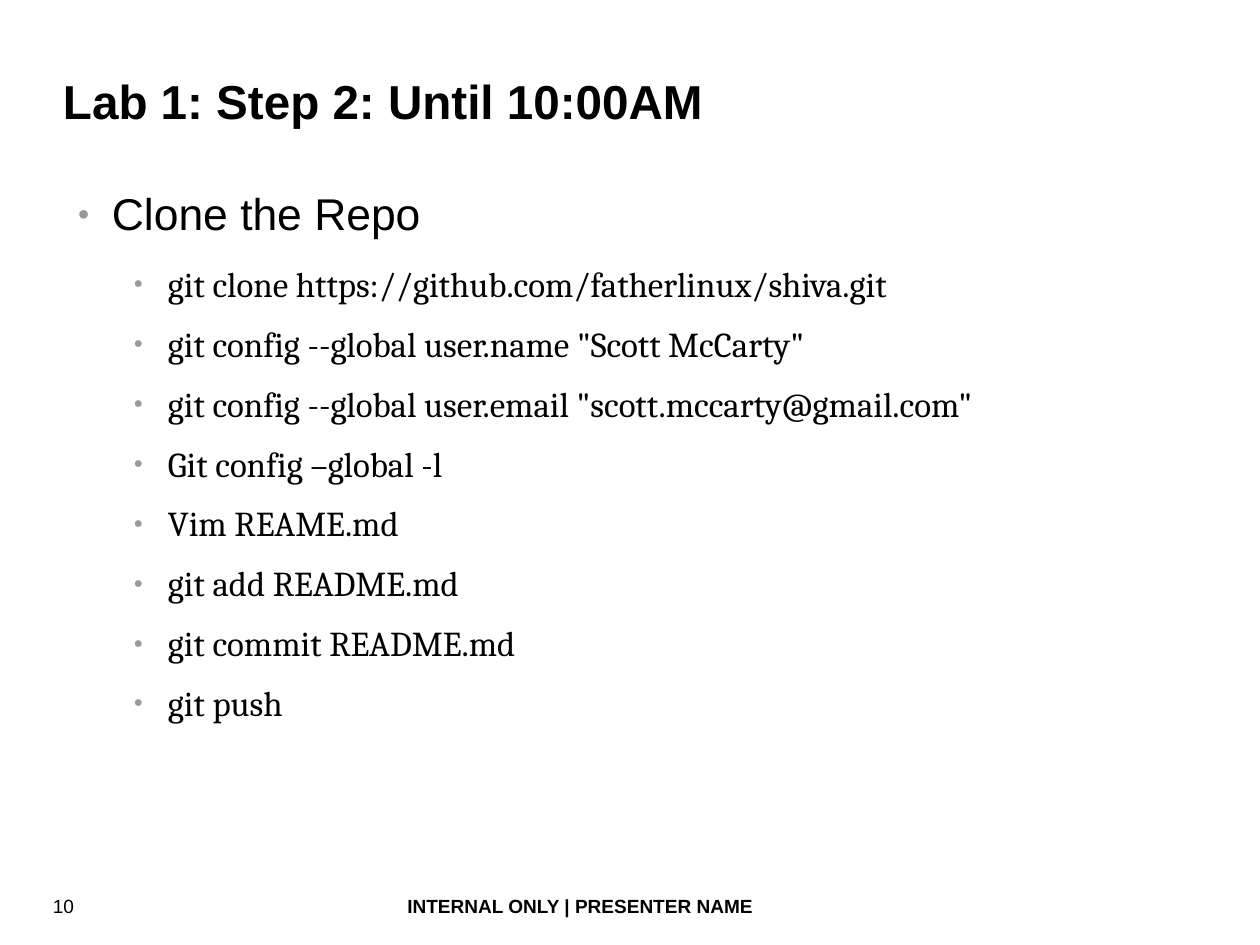
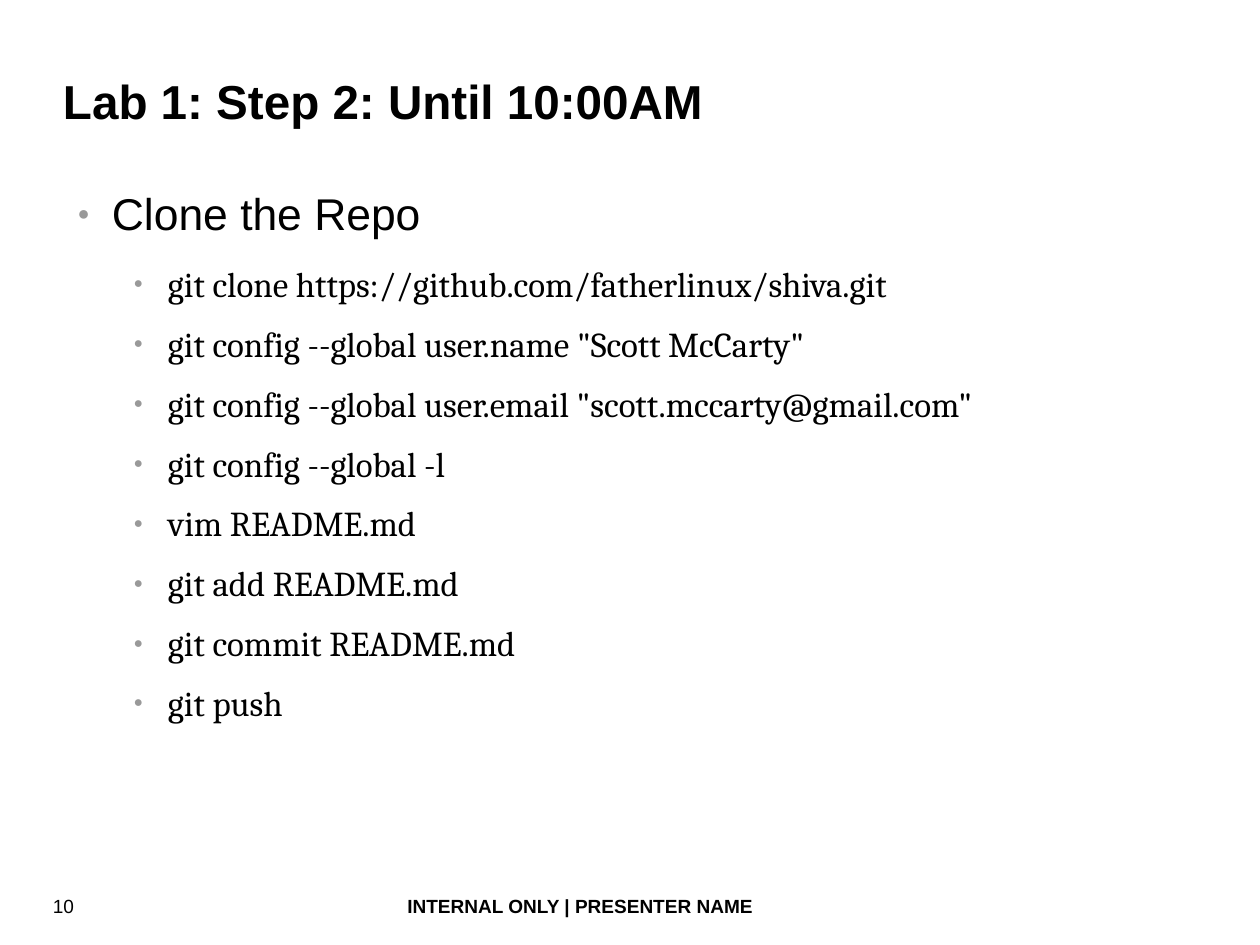
Before and after one commit to fatherlinux/shiva, a slide deck: slide 10 of bash_devops.odp. Drawn at 1260x945 pixels with LibreOffice and Linux fonts; fonts in the diff are those of the drawing; background and template pictures are left out. Boxes give left, top, right and bottom in pixels: in the first picture for what was removed or moved away, otherwise in the second. Text is boxed around its words. In the diff, an @@ line names an element or a change of style, - is before the commit and + after.

Commit message:
* updated slides SM

```diff
--- a/bash_devops.odp
+++ b/bash_devops.odp
@@ text at (168,452,445,537): text changed @@
-  ● Git config –global -l
-  ● Vim REAME.md
+  ● git config --global -l
+  ● vim README.md
```
